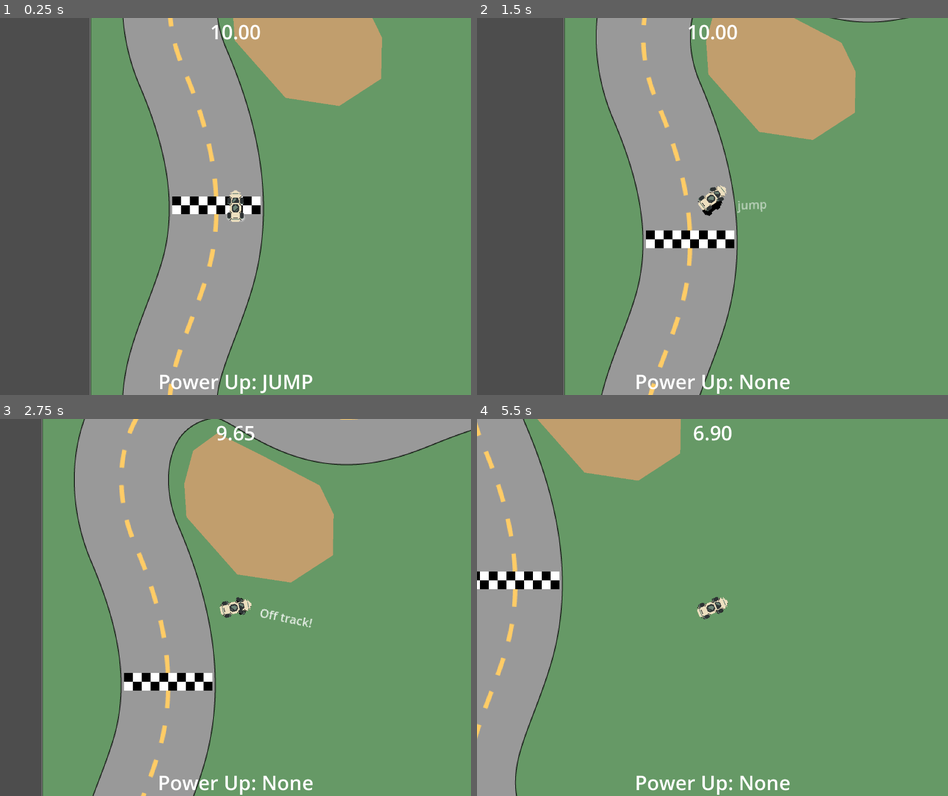
Above: before the commit, frames 1-4 (two rows, left to right).
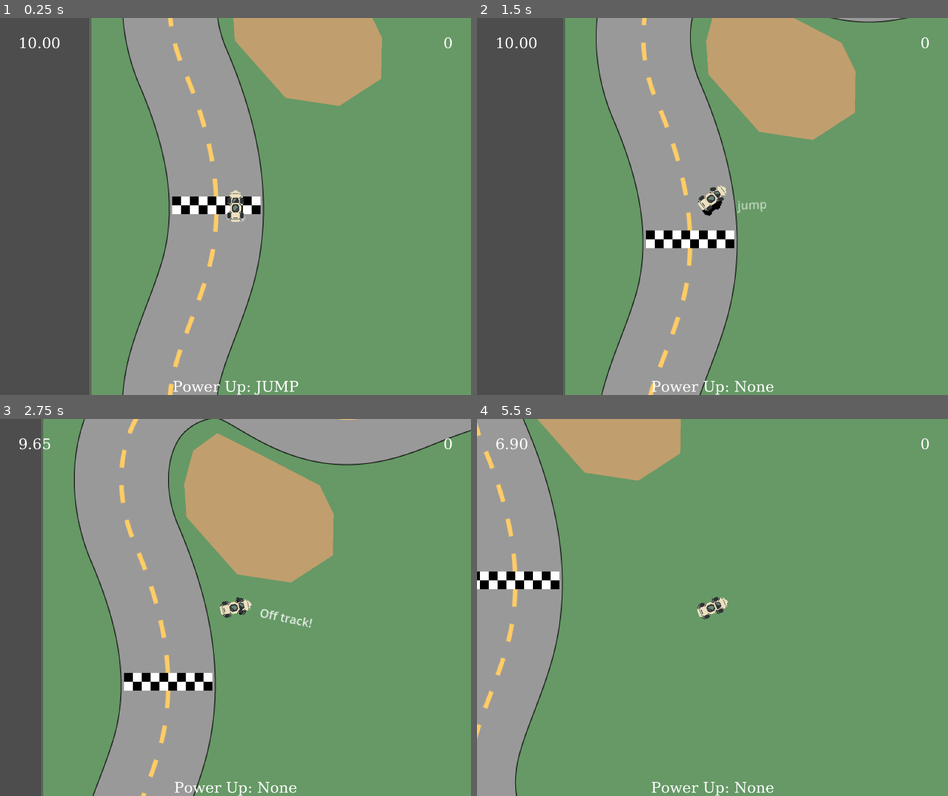
Above: after the commit, the same moments.

Repository: PGComai/Made-at-the-MADE-2025
Game: Godot game, scene res://scenes/racetrack2/racetrack2.tscn
Same seed, same stepped clock (60 frames per second), same inputs: the game is played once before the commit and once after it.
Inputs:
- Up to frame 1 (0.25 s): no input
- Up to frame 2 (1.5 s): hold D (right) 0.53-1.28 s; tap . (a) at 0.6, 1.35 s; hold S (brake) from 1.28 s (still down)
- Up to frame 3 (2.75 s): release S (brake) at 2.03 s; hold D (right) from 2.03 s (still down); tap . (a) at 2.1 s
- Up to frame 4 (5.5 s): tap . (a) every 0.75 s from 2.85 to 5.1 s; release D (right) at 3.53 s; hold A (left) 3.53-5.03 s; hold S (brake) from 5.03 s (still down)

The runs differ from the first frame. In frame 1, 0.9% of the frame differs, in the area x 4-96%, y 1-100%; in frame 2, 0.9%; in frame 3, 0.8%; in frame 4, 0.9%.

Commit message:
Add score to gameover

Diff:
--- a/car/car.gd
+++ b/car/car.gd
@@ -5,6 +5,7 @@
 signal i_died
 signal power_up_get(pup: PowerUp)
 signal power_up_used
+signal completed_lap(car: Car)
 
 
 enum PowerUp{BRAKE, JUMP}#, SHIELD, GHOST, AUTO}
@@ -194,6 +195,7 @@
 	print(current_powerup)
 	toast.toast("PowerUp! %s" % PowerUp.keys()[current_powerup])
 
+	completed_lap.emit(self)
 
 func _on_stuff_detector_area_entered(area: Area2D) -> void:
 	if area.is_in_group("terrain"):
--- a/car/car_camera.gd
+++ b/car/car_camera.gd
@@ -7,7 +7,7 @@
 func _process(delta: float) -> void:
 	if car:
 		if car.is_dead:
-			target_zoom = lerpf(target_zoom, 8.0, delta)
+			target_zoom = lerpf(target_zoom, 8.0, delta * 0.5)
 		else:
 			target_zoom = lerp(target_zoom,
 							remap(-car.speed, -250.0, -car.INITIAL_SPEED, 1.0, 2.0),
--- a/main.gd
+++ b/main.gd
@@ -1,26 +1,45 @@
 extends Control
 
+const POINT_TIME := 0.1
+
+var score: int = 0
+var point_cooldown: float = POINT_TIME
 
 const GAME_OVER = preload("uid://cdmwdc4fob4s2")
 
-
 @export var car: Car
-@onready var label_time_left: Label = $LabelTimeLeft
+@onready var time_label: Label = %LabelTimeLeft
+@onready var score_label: Label = %Score
 @onready var label_power_up: Label = $LabelPowerUp
 
-func _process(_delta: float) -> void:
-	label_time_left.text = "%.2f" % car.life
+func _ready() -> void:
+	car.completed_lap.connect(_on_completed_lap)
+
+func _process(delta: float) -> void:
+	time_label.text = "%.2f" % car.life
+
+	var num = int(score_label.text)
+	while num != score and point_cooldown >= 0:
+		var diff = (score - num)
+		num = num + ceili(diff / 2.0)
+		score_label.text = str(num)
+		point_cooldown -= POINT_TIME
+	point_cooldown += delta
+
+func _on_completed_lap(c: Car) -> void:
+	if not c.is_dead:
+		score += floori(c.life * c.completed_laps)
+		point_cooldown = 0
 
 func game_over() -> void:
-	var new_game_over = GAME_OVER.instantiate()
+	var new_game_over: GameOver = GAME_OVER.instantiate()
+	new_game_over.score = score
 	add_child(new_game_over)
-
 
 func _on_car_power_up_get(pup: Car.PowerUp) -> void:
 	if not label_power_up:
 		await ready
 	label_power_up.text = "Power Up: %s" % Car.PowerUp.keys()[pup]
 
-
 func _on_car_power_up_used() -> void:
 	label_power_up.text = "Power Up: None"
--- a/scenes/game_over/game_over.gd
+++ b/scenes/game_over/game_over.gd
@@ -1,7 +1,10 @@
+class_name GameOver
 extends CanvasLayer
 
 @onready var anchor: Control = %Anchor
+@onready var score_label: Label = %ScoreLabel
 
+var score: int
 var from_angle: float
 var to_angle: float
 
@@ -13,6 +16,7 @@
 		to_angle = from_angle + deg_to_rad(randf_range(5, 10))
 
 	anchor.rotation = from_angle
+	score_label.text = "(you scored %d points though)" % score
 
 func _enter_tree() -> void:
 	Engine.time_scale = 0.5
--- a/scenes/game_over/game_over.tscn
+++ b/scenes/game_over/game_over.tscn
@@ -7,6 +7,14 @@
 font_size = 150
 outline_size = 50
 outline_color = Color(0.42, 0, 0, 1)
+
+[sub_resource type="SystemFont" id="SystemFont_3j056"]
+font_names = PackedStringArray("monospace")
+subpixel_positioning = 0
+
+[sub_resource type="LabelSettings" id="LabelSettings_sseyc"]
+font = SubResource("SystemFont_3j056")
+font_size = 30
 
 [node name="GameOver" type="CanvasLayer"]
 script = ExtResource("1_3j056")
@@ -47,3 +55,20 @@
 WASTED"
 label_settings = SubResource("LabelSettings_pqlte")
 horizontal_alignment = 1
+
+[node name="ScoreLabel" type="Label" parent="CenterContainer/Anchor/Label"]
+unique_name_in_owner = true
+layout_mode = 1
+anchors_preset = 7
+anchor_left = 0.5
+anchor_top = 1.0
+anchor_right = 0.5
+anchor_bottom = 1.0
+offset_left = -115.5
+offset_top = -23.0
+offset_right = 115.5
+grow_horizontal = 2
+grow_vertical = 0
+text = "(you scored %d points though)"
+label_settings = SubResource("LabelSettings_sseyc")
+horizontal_alignment = 1
--- a/scenes/racetrack2/racetrack2.tscn
+++ b/scenes/racetrack2/racetrack2.tscn
@@ -12,8 +12,19 @@
 [sub_resource type="ViewportTexture" id="ViewportTexture_gr8d5"]
 viewport_path = NodePath("TextureRect/SubViewport")
 
+[sub_resource type="SystemFont" id="SystemFont_wyggb"]
+font_names = PackedStringArray("monospace")
+
 [sub_resource type="LabelSettings" id="LabelSettings_gq24m"]
-font_size = 54
+font = SubResource("SystemFont_wyggb")
+font_size = 40
+
+[sub_resource type="SystemFont" id="SystemFont_gq24m"]
+font_names = PackedStringArray("monospace")
+
+[sub_resource type="LabelSettings" id="LabelSettings_wyggb"]
+font = SubResource("SystemFont_gq24m")
+font_size = 40
 
 [node name="UX" type="Control" node_paths=PackedStringArray("car")]
 layout_mode = 3
@@ -126,18 +137,41 @@
 [node name="CollisionPolygon2D" type="CollisionPolygon2D" parent="TextureRect/SubViewport/Racetrack2/Track"]
 polygon = PackedVector2Array(-406, 13, -277, 16, -284, -93, -311, -179, -342, -263, -331, -327, -293, -358, -260, -356, …(897 unchanged characters)…
 
-[node name="LabelTimeLeft" type="Label" parent="."]
+[node name="MarginContainer" type="MarginContainer" parent="."]
 layout_mode = 1
-anchors_preset = 5
-anchor_left = 0.5
-anchor_right = 0.5
-offset_left = -20.0
-offset_right = 20.0
-offset_bottom = 23.0
+anchors_preset = 15
+anchor_right = 1.0
+anchor_bottom = 1.0
 grow_horizontal = 2
+grow_vertical = 2
+theme_override_constants/margin_left = 50
+theme_override_constants/margin_top = 50
+theme_override_constants/margin_right = 50
+theme_override_constants/margin_bottom = 50
+
+[node name="Control" type="Control" parent="MarginContainer"]
+layout_mode = 2
+
+[node name="VBoxContainer" type="VBoxContainer" parent="MarginContainer"]
+layout_mode = 2
+
+[node name="HBoxContainer" type="HBoxContainer" parent="MarginContainer/VBoxContainer"]
+layout_mode = 2
+
+[node name="LabelTimeLeft" type="Label" parent="MarginContainer/VBoxContainer/HBoxContainer"]
+unique_name_in_owner = true
+layout_mode = 2
+size_flags_horizontal = 3
 text = "10.00"
 label_settings = SubResource("LabelSettings_gq24m")
-horizontal_alignment = 1
+
+[node name="Score" type="Label" parent="MarginContainer/VBoxContainer/HBoxContainer"]
+unique_name_in_owner = true
+layout_mode = 2
+size_flags_horizontal = 3
+text = "0"
+label_settings = SubResource("LabelSettings_wyggb")
+horizontal_alignment = 2
 
 [node name="LabelPowerUp" type="Label" parent="."]
 layout_mode = 1
Not shown: 1 places in scenes/game_over/game_over.tscn that only renumber resources
Not shown: 1 places in scenes/racetrack2/racetrack2.tscn that only renumber resources
